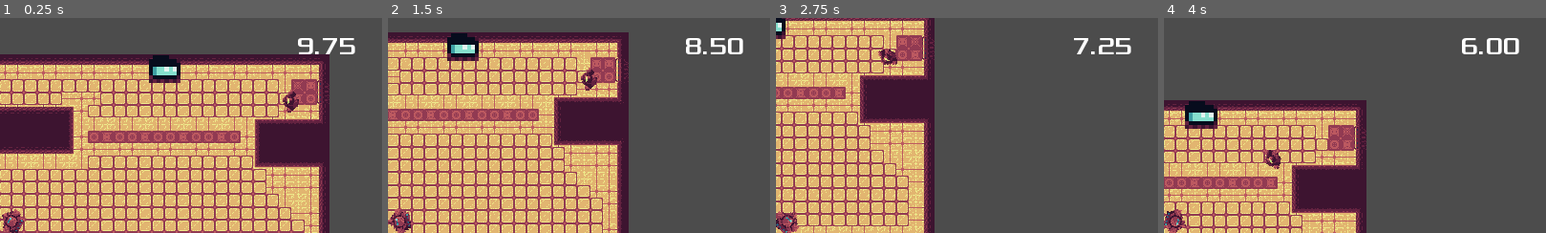
Above: before the commit, frames 1-4 (left to right).
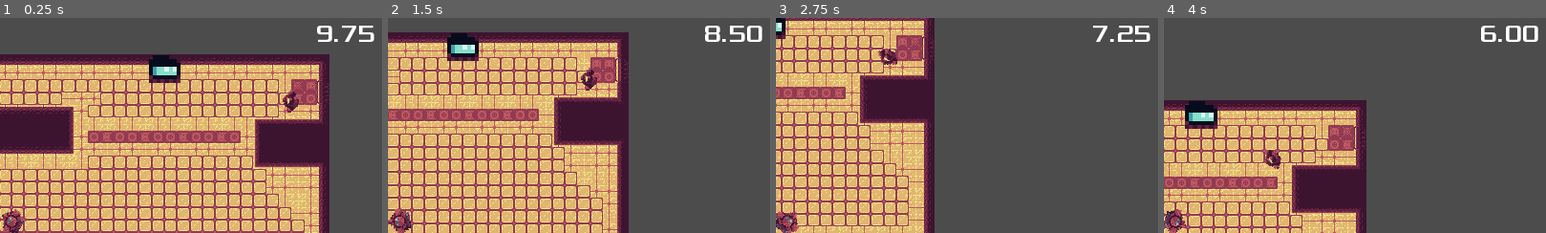
Above: after the commit, the same moments.

Repository: austingwatson/ld51
Game: Godot game, scene res://shooter/ShooterGame.tscn
The game is run twice, just before and just after one commit, with the same random seed, the same clock (stepped at 60 frames per second) and the same inputs.
Inputs (mouse positions are % of the whole screen's width and height, from its top left):
- Up to frame 1 (0.25 s): no input
- Up to frame 2 (1.5 s): move the mouse to (72, 45) at 0.52 s; hold D (right) 0.53-1.28 s; hold F (activate) 0.53-1.28 s; move the mouse to (30, 55) at 1.27 s; hold S (down) from 1.28 s (still down); click (30, 55) at 1.35 s
- Up to frame 3 (2.75 s): move the mouse to (60, 28) at 2.02 s; release S (down) at 2.03 s; hold D (right) from 2.03 s (still down); hold F (activate) from 2.03 s (still down)
- Up to frame 4 (4 s): move the mouse to (45, 70) at 2.77 s; release D (right) at 2.78 s; release F (activate) at 2.78 s; hold W (up) 2.78-3.53 s; click (45, 70) at 2.85 s; move the mouse to (80, 65) at 3.52 s; hold A (left) from 3.53 s (still down); hold F (activate) from 3.53 s (still down)
The pictures show only the part of the screen within x 48-98%, y 3-53%; the shares and areas given below are measured in that part.

The runs differ from the first frame. In frame 1, 1.0% of the frame differs, in the area x 78-98%, y 3-17%; in frame 2, 1.1%; in frame 3, 0.9%; in frame 4, 1.1%.

Commit message:
added stacking buff cards

Diff:
--- /dev/null
+++ b/shooter/BuffCard.gd
@@ -0,0 +1,28 @@
+extends Sprite
+
+# preloaded buff textures
+const buff_health_texture = preload("res://assets/card-shields.png")
+const buff_speed_texture = preload("res://assets/card-speed.png")
+const buff_damage_texture = preload("res://assets/card-damage.png")
+
+func show_card(x, y, buff):
+	position.x = x
+	position.y = y
+
+	var buff_text = $BuffText
+	var skull = $Skull
+
+	self.visible = true
+	buff_text.visible = true
+	skull.visible = true
+
+	match buff:
+		"health":
+			texture = buff_health_texture
+			buff_text.text = "+health"
+		"speed":
+			texture = buff_speed_texture
+			buff_text.text = "+speed"
+		"damage":
+			texture = buff_damage_texture
+			buff_text.text = "+damage"
--- /dev/null
+++ b/shooter/BuffCard.tscn
@@ -0,0 +1,30 @@
+[gd_scene load_steps=6 format=2]
+
+[ext_resource path="res://assets/Xolonium-Regular.ttf" type="DynamicFontData" id=1]
+[ext_resource path="res://assets/card-damage.png" type="Texture" id=2]
+[ext_resource path="res://assets/skull.png" type="Texture" id=3]
+[ext_resource path="res://shooter/BuffCard.gd" type="Script" id=4]
+
+[sub_resource type="DynamicFont" id=1]
+size = 12
+outline_size = 1
+outline_color = Color( 0, 0, 0, 1 )
+font_data = ExtResource( 1 )
+
+[node name="BuffCard" type="Sprite"]
+scale = Vector2( 2, 2 )
+texture = ExtResource( 2 )
+script = ExtResource( 4 )
+
+[node name="BuffText" type="Label" parent="."]
+margin_left = -28.0
+margin_top = -29.0
+margin_right = 47.0
+margin_bottom = -13.0
+rect_scale = Vector2( 0.75, 0.75 )
+custom_fonts/font = SubResource( 1 )
+text = "+health"
+
+[node name="Skull" type="Sprite" parent="."]
+position = Vector2( 22, 21 )
+texture = ExtResource( 3 )
--- a/shooter/HUD.gd
+++ b/shooter/HUD.gd
@@ -2,23 +2,18 @@
 
 # child nodes
 onready var ten_second_timer = $TenSecondTimer
-onready var buff_card = $BuffCard
-onready var buff_card_timer = $BuffCardTimer
-onready var buff_card_text = $BuffText
-onready var enemy_label = $EnemyLabel
 onready var player_health = $PlayerHealth
 
-# preloaded buff textures
-const buff_health_texture = preload("res://assets/card-shields.png")
-const buff_speed_texture = preload("res://assets/card-speed.png")
-const buff_damage_texture = preload("res://assets/card-damage.png")
+const buff_card_scene = preload("res://shooter/BuffCard.tscn")
+var buff_cards = []
+var next_x = 0
+var next_y = 0
 
 func _ready():
-	buff_card.visible = false
-	buff_card_text.visible = false
-	enemy_label.visible = false
+	player_health.update_player_health(EntityManager.player.health)
 
-	player_health.update_player_health(EntityManager.player.health)
+	next_x = 1920 - 118
+	next_y = 170
 
 func update_ten_second_timer(time):
 	ten_second_timer.text = "%.2f" % time
@@ -27,22 +22,8 @@
 	player_health.update_player_health(health)
 
 func show_buff_card(buff):
-	buff_card_timer.start()
-	buff_card.visible = true
-	buff_card_text.visible = true
-	enemy_label.visible = true
-	match buff:
-		"health":
-			buff_card.texture = buff_health_texture
-			buff_card_text.text = "+health"
-		"speed":
-			buff_card.texture = buff_speed_texture
-			buff_card_text.text = "+speed"
-		"damage":
-			buff_card.texture = buff_damage_texture
-			buff_card_text.text = "+damage"
+	var buff_card = buff_card_scene.instance()
+	buff_card.show_card(next_x, next_y, buff)
+	next_y += 40
 
-func _on_BuffCardTimer_timeout():
-	buff_card.visible = false
-	buff_card_text.visible = false
-	enemy_label.visible = false
+	add_child(buff_card)
--- a/shooter/HUD.tscn
+++ b/shooter/HUD.tscn
@@ -1,64 +1,27 @@
-[gd_scene load_steps=9 format=2]
+[gd_scene load_steps=6 format=2]
 
 [ext_resource path="res://shooter/HUD.gd" type="Script" id=1]
 [ext_resource path="res://assets/bloodcanisterstatic.png" type="Texture" id=2]
 [ext_resource path="res://assets/Xolonium-Regular.ttf" type="DynamicFontData" id=3]
-[ext_resource path="res://assets/card-shields.png" type="Texture" id=4]
-[ext_resource path="res://assets/skull.png" type="Texture" id=5]
 [ext_resource path="res://shooter/PlayerHealth.gd" type="Script" id=6]
 
 [sub_resource type="DynamicFont" id=1]
 size = 64
 font_data = ExtResource( 3 )
 
-[sub_resource type="DynamicFont" id=2]
-font_data = ExtResource( 3 )
-
 [node name="HUD" type="CanvasLayer"]
 script = ExtResource( 1 )
 
 [node name="TenSecondTimer" type="Label" parent="."]
-margin_left = 1674.0
-margin_top = 59.0
-margin_right = 1842.0
-margin_bottom = 137.0
+margin_left = 1723.0
+margin_top = 29.0
+margin_right = 1891.0
+margin_bottom = 107.0
 custom_fonts/font = SubResource( 1 )
 text = "10.0"
-
-[node name="BuffCard" type="Sprite" parent="."]
-position = Vector2( 1751, 203 )
-scale = Vector2( 2, 2 )
-texture = ExtResource( 4 )
-__meta__ = {
-"_edit_group_": true
-}
-
-[node name="BuffText" type="Label" parent="."]
-anchor_top = 0.5
-anchor_bottom = 0.5
-margin_left = 1702.0
-margin_top = -392.0
-margin_right = 1783.0
-margin_bottom = -372.0
-custom_colors/font_color = Color( 0, 0, 0, 1 )
-custom_fonts/font = SubResource( 2 )
-text = "+health"
-valign = 1
-uppercase = true
-
-[node name="EnemyLabel" type="Sprite" parent="."]
-position = Vector2( 1795, 245 )
-scale = Vector2( 2, 2 )
-texture = ExtResource( 5 )
-
-[node name="BuffCardTimer" type="Timer" parent="."]
-wait_time = 2.0
-one_shot = true
 
 [node name="PlayerHealth" type="Control" parent="."]
 margin_right = 40.0
 margin_bottom = 40.0
 script = ExtResource( 6 )
 health_texture = ExtResource( 2 )
-
-[connection signal="timeout" from="BuffCardTimer" to="." method="_on_BuffCardTimer_timeout"]
--- a/shooter/ShooterGame.gd
+++ b/shooter/ShooterGame.gd
@@ -3,6 +3,8 @@
 # child nodes
 onready var ten_second_timer = $TenSecondTimer
 onready var hud = $HUD
+
+signal zoom_out_player
 
 const buff_names = []
 
@@ -26,8 +28,15 @@
 
 	#print(get_viewport().get_mouse_position())
 
-func change_to_scene_signal(score):
-	pass
+func change_from_hack_scene(score):
+	current_level = $"lvl-facility1" # temp
+
+	for child in current_level.get_children():
+		if child.get_name() == "Player":
+			child.start_zoom()
+			ten_second_timer.start()
+			ten_second_timer.paused = false
+			break
 
 # this function is called every ten seconds
 # this will add a difficulty modifier to the game
@@ -40,8 +49,13 @@
 	hud.update_player_health(health)
 
 func player_used_computer():
-	ten_second_timer.pause_mode = true
+	ten_second_timer.paused = true
 
 	for child in current_level.get_children():
 		if child.get_name() == "Keypad":
 			child.start_zoom()
+			break
+
+func change_to_hack_scene():
+	print("change to hack scene")
+	change_from_hack_scene(100)
--- a/shooter/entity/Keypad.gd
+++ b/shooter/entity/Keypad.gd
@@ -24,6 +24,8 @@
 		camera.zoom -= Vector2(.01, .01)
 		if camera.zoom < Vector2(0.1, 0.1):
 			camera.zoom = Vector2(0.1, 0.1)
+			zoom = false
+			emit_signal("zoom_done")
 
 func _on_Keypad_body_entered(body):
 	if body.get_class() == "Player":
@@ -35,6 +37,7 @@
 
 func start_zoom():
 	camera.current = true
+	camera.zoom = Vector2(1, 1)
 	zoom = true
 
 func get_class():
--- a/shooter/entity/Player.gd
+++ b/shooter/entity/Player.gd
@@ -1,10 +1,13 @@
 class_name Player extends "Mob.gd"
+
+onready var camera = $Camera2D
 
 signal update_health(health)
 signal use_computer
 
 const movement = [false, false, false, false]
 var touching_keypad = false
+var zoom = false
 
 func _ready():
 	EntityManager.player = self
@@ -60,6 +63,12 @@
 
 	target = get_global_mouse_position()
 
+	if zoom:
+		camera.zoom += Vector2(0.01, 0.01)
+		if camera.zoom >= Vector2(1, 1):
+			camera.zoom = Vector2(1, 1)
+			zoom = false
+
 func take_damage(damage):
 	.take_damage(damage)
 	emit_signal("update_health", health)
@@ -72,5 +81,10 @@
 	if area.get_class() == "Keypad":
 		touching_keypad = false
 
+func start_zoom():
+	camera.current = true
+	camera.zoom = Vector2(0.1, 0.1)
+	zoom = true
+
 func get_class():
 	return "Player"
